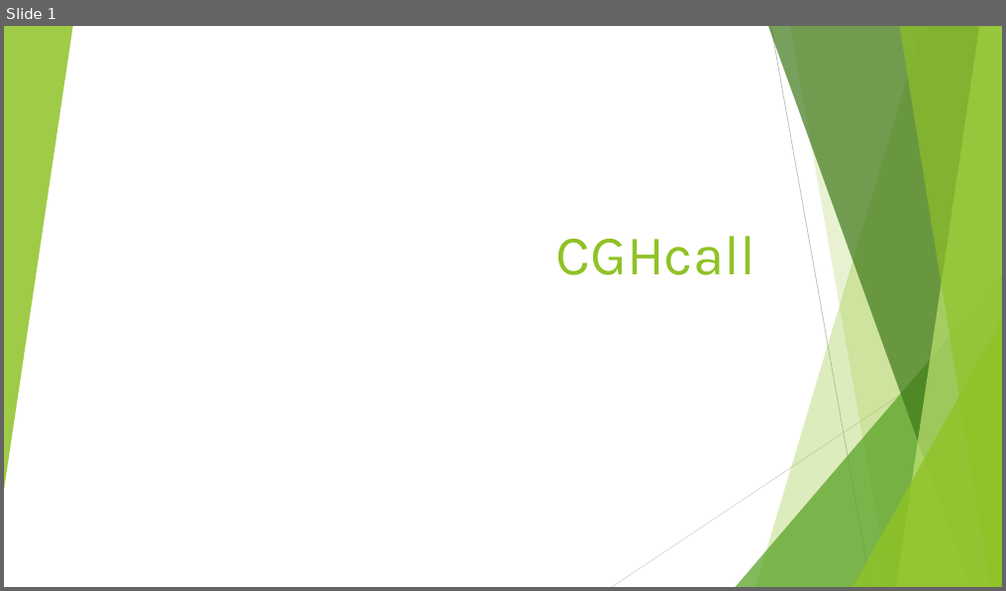
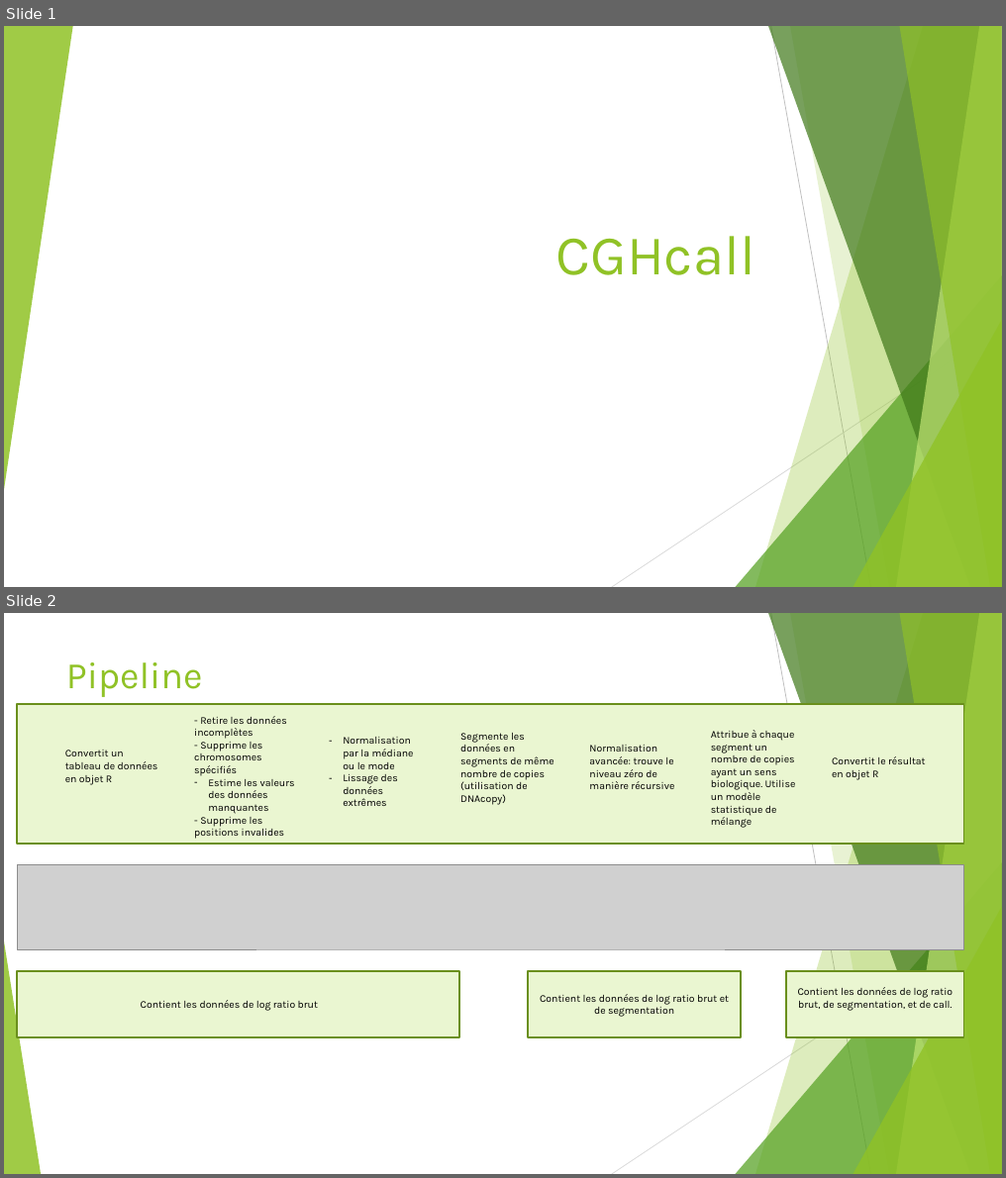
Before and after one commit to Elie-Bordron/DEA-dataviz, a slide deck: docs/docs_I_made/slides/CGHcall.pptx. Shown one above the other, each under a label of ours: slide 1 before the commit, slides 1 and 2 after it. The pictures are 1006x591 and 1006x1178 pixels, drawn with LibreOffice and Linux fonts; fonts in the diff are those of the drawing; grey boxes stand for pictures. Boxes give left, top, right and bottom in pixels: in the first picture for what was removed or moved away, otherwise in the second. Text is boxed around its words. In the diff, an @@ line names an element or a change of style, - is before the commit and + after.

```diff
--- a/docs/docs_I_made/slides/CGHcall.pptx
+++ b/docs/docs_I_made/slides/CGHcall.pptx
@@ slide 2 added at box(4, 613, 1002, 1174), background #FFFFFF; not listed: 9 template elements that a slide beside it also shows @@
@@ title added at box(66, 663, 203, 697), 36 pt, text #90C226 @@
+Pipeline
@@ rectangle added at box(18, 704, 964, 844), fill #EAF6D1, outline #6B901C 1.5 pt @@
@@ text added at box(194, 716, 295, 839), 10 pt, text #000000 @@
+- Retire les données incomplètes
+- Supprime les chromosomes spécifiés
+– Estime les valeurs des données manquantes
+- Supprime les positions invalides
@@ text added at box(711, 730, 796, 828), 10 pt, text #000000 @@
+Attribue à chaque segment un nombre de copies ayant un sens biologique. Utilise un modèle statistique de mélange
@@ text added at box(65, 750, 158, 785), 10 pt, text #000000 @@
+Convertit un tableau de données en objet R
@@ text added at box(343, 737, 414, 806), 10 pt, text #000000 @@
+– Normalisation par la médiane ou le mode
+– Lissage des données extrêmes
@@ text added at box(460, 733, 553, 805), 10 pt, text #000000 @@
+Segmente les données en segments de même nombre de copies (utilisation de DNAcopy)
@@ text added at box(589, 745, 674, 789), 10 pt, text #000000 @@
+Normalisation avancée: trouve le niveau zéro de manière récursive
@@ text added at box(832, 757, 926, 780), 10 pt, text #000000 @@
+Convertit le résultat en objet R
@@ picture added at box(18, 865, 964, 950) @@
@@ triangle added at box(4, 942, 41, 1174), fill #90C226 at 85% opacity @@
@@ rectangle added at box(18, 971, 460, 1039), fill #EAF6D1, outline #6B901C 1.5 pt @@
@@ rectangle added at box(528, 971, 741, 1039), fill #EAF6D1, outline #6B901C 1.5 pt @@
@@ text added at box(540, 994, 729, 1017), 10 pt, text #000000 @@
+Contient les données de log ratio brut et de segmentation
@@ rectangle added at box(786, 971, 963, 1039), fill #EAF6D1, outline #6B901C 1.5 pt @@
@@ text added at box(798, 987, 952, 1011), 10 pt, text #000000 @@
+Contient les données de log ratio brut, de segmentation, et de call.
@@ text added at box(141, 1000, 318, 1011), 10 pt, text #000000 @@
+Contient les données de log ratio brut
```
Also in this commit, not shown: 1 slide changed, 4 other slides added, 1 slide removed, 16 other files.
